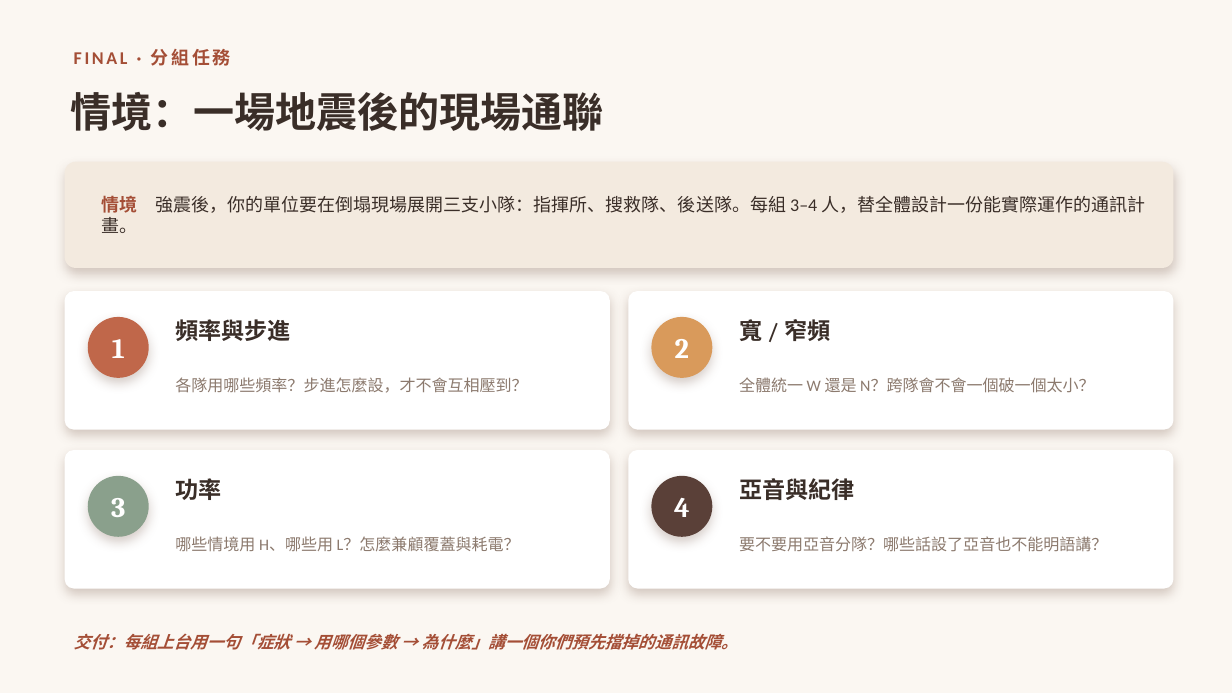
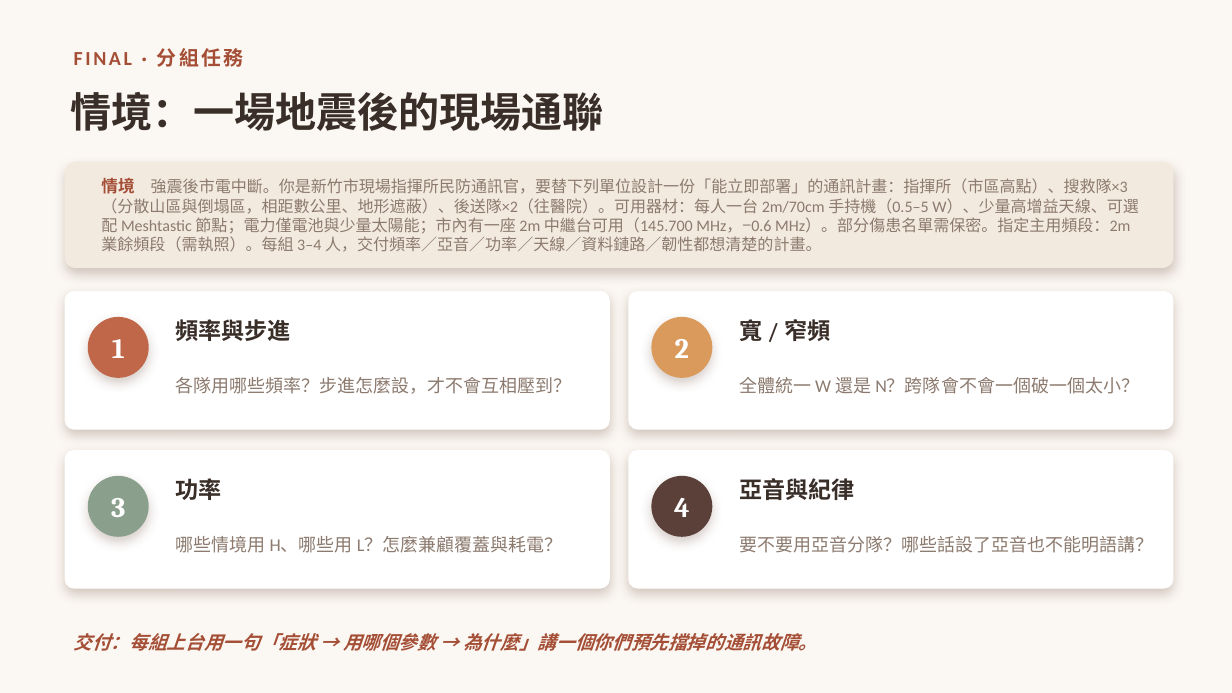
Before and after one commit to winson3QQ/Radio-Advanced, a slide deck: slide 42 of 投影片/進階無線電_課程投影片.pptx (slide 41 before the commit). Drawn at 1232x693 pixels with LibreOffice and Linux fonts; fonts in the diff are those of the drawing. Boxes give left, top, right and bottom in pixels: in the first picture for what was removed or moved away, otherwise in the second. Text is boxed around its words. In the diff, an @@ line names an element or a change of style, - is before the commit and + after.

```diff
--- a/投影片/進階無線電_課程投影片.pptx
+++ b/投影片/進階無線電_課程投影片.pptx
@@ text "FINAL · 分組任務" at (x1=74, y1=48, x2=244, y2=67): size 14 to 15.5 pt @@
@@ text at (x1=101, y1=178, x2=1138, y2=252): text changed; size 14 to 12.5 pt; text colour #3A2E28 to #8C7A6E @@
-情境 強震後，你的單位要在倒塌現場展開三支小隊：指揮所、搜救隊、後送隊。每組 3–4 人，替全體設計一份能實際運作的通訊計畫。
+情境 強震後市電中斷。你是新竹市現場指揮所民防通訊官，要替下列單位設計一份「能立即部署」的通訊計畫：指揮所（市區高點）、搜救隊×3（分散山區與倒塌區，相距數公里、地形遮蔽）、後送隊×2（往醫院）。可用器材：每人一台 2m/70cm 手持機（0.5–5 W）、少量高增益天線、可選配 Meshtastic 節點；電力僅電池與少量太陽能；市內有一座 2m 中繼台可用（145.700 MHz，−0.6 MHz）。部分傷患名單需保密。指定主用頻段：2m 業餘頻段（需執照）。每組 3–4 人，交付頻率／亞音／功率／天線／資料鏈路／韌性都想清楚的計畫。
@@ size 12.5 to 14 pt in 4 elements at (x1=175, y1=377, x2=571, y2=394), (x1=739, y1=377, x2=1139, y2=394), (x1=175, y1=536, x2=563, y2=553), (x1=739, y1=536, x2=1153, y2=553) @@
@@ text "交付：每組上台用一句「症狀 → 用哪個參數 → 為什麼」講一個你們預先擋掉的通訊故障。" at (x1=74, y1=633, x2=817, y2=651): size 13 to 14.5 pt @@
```
Also in this commit, not shown: 39 other slides changed, 2 slides added.
